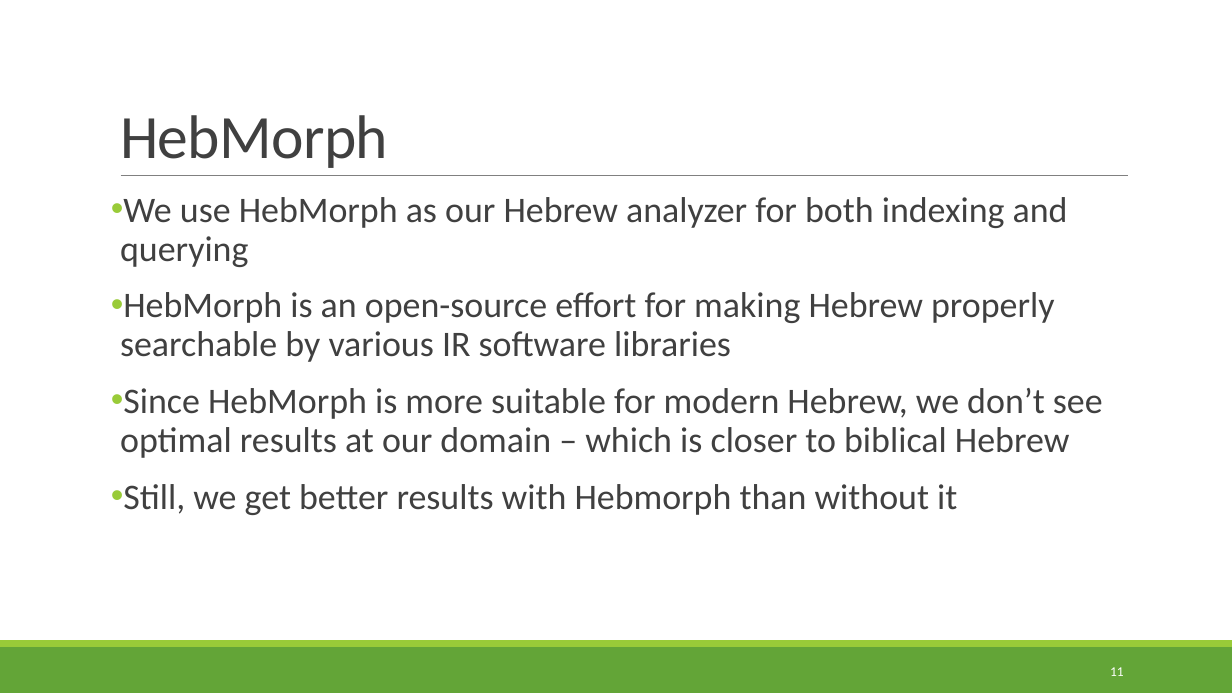
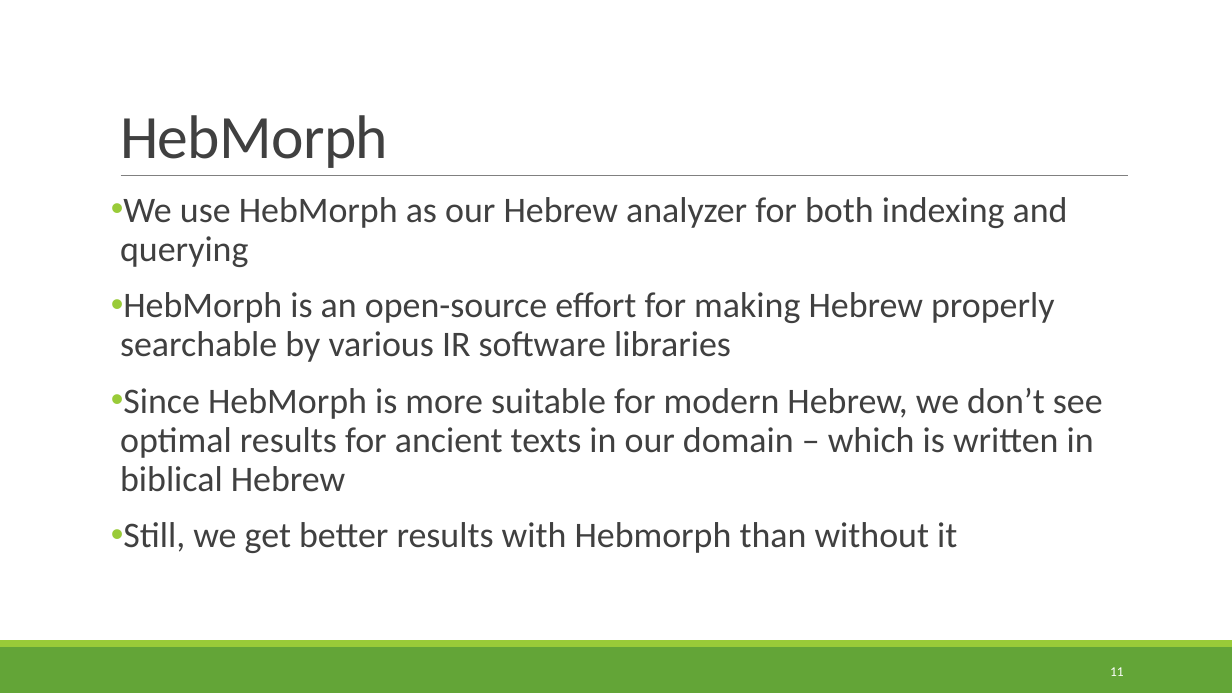
Before and after one commit to TechnionTDK/jbs-ir, a slide deck: slide 11 of Jewish Bookshelf IR System.pptx. Drawn at 1232x693 pixels with LibreOffice and Linux fonts; fonts in the diff are those of the drawing. Boxes give left, top, right and bottom in pixels: in the first picture for what was removed or moved away, otherwise in the second. Text is boxed around its words. In the diff, an @@ line names an element or a change of style, - is before the commit and + after.

```diff
--- a/Jewish Bookshelf IR System.pptx
+++ b/Jewish Bookshelf IR System.pptx
@@ text at [120,388,1103,492]: text changed @@
-• Since HebMorph is more suitable for modern Hebrew, we don’t see optimal results at our domain – which is closer to biblical Hebrew
+• Since HebMorph is more suitable for modern Hebrew, we don’t see optimal results for ancient texts in our domain – which is written in biblical Hebrew
```
Also in this commit, not shown: 9 other slides changed.
